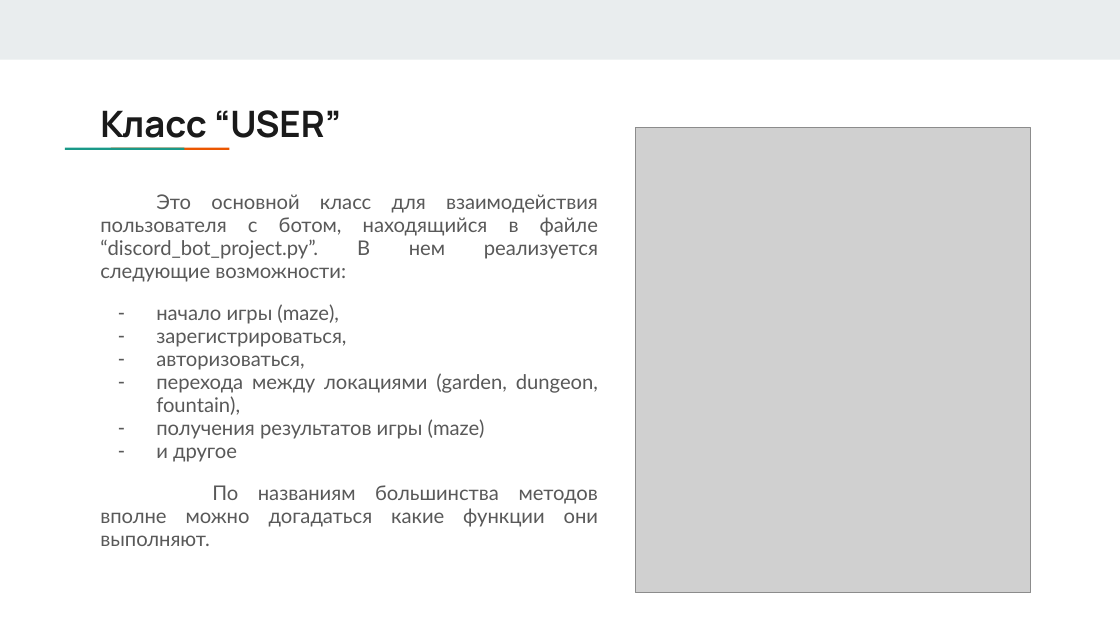
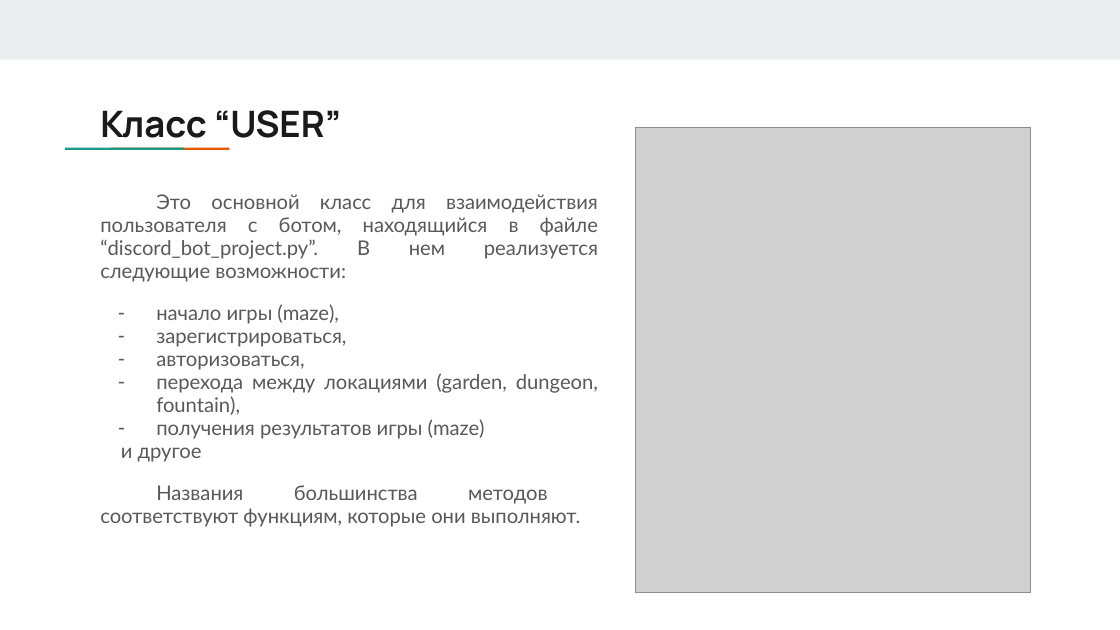
Before and after one commit to ElizavetaShangina/Project_3, a slide deck: slide 4 of WebServer+API проект “Лабиринт”.pptx. Drawn at 1120x630 pixels with LibreOffice and Linux fonts; fonts in the diff are those of the drawing; grey boxes stand for pictures. Boxes give left, top, right and bottom in pixels: in the first picture for what was removed or moved away, otherwise in the second. Text is boxed around its words. In the diff, an @@ line names an element or a change of style, - is before the commit and + after.

```diff
--- a/WebServer+API проект “Лабиринт”.pptx
+++ b/WebServer+API проект “Лабиринт”.pptx
@@ text at bbox=[121, 447, 202, 462]: bullet - to none @@
@@ text at bbox=[100, 485, 581, 527]: text changed @@
-По названиям большинства методов вполне можно догадаться какие функции они выполняют.
+Названия большинства методов соответствуют функциям, которые они выполняют.
```
Also in this commit, not shown: 1 other slide changed.
